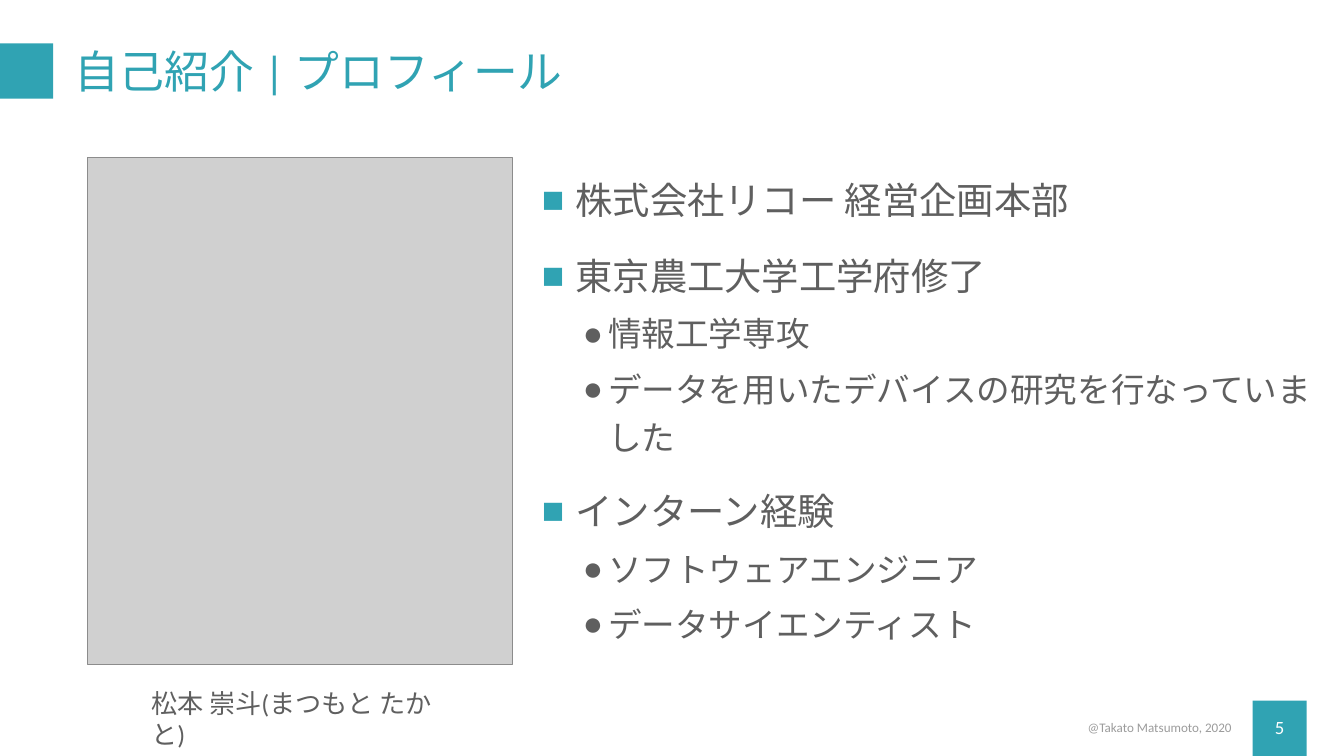
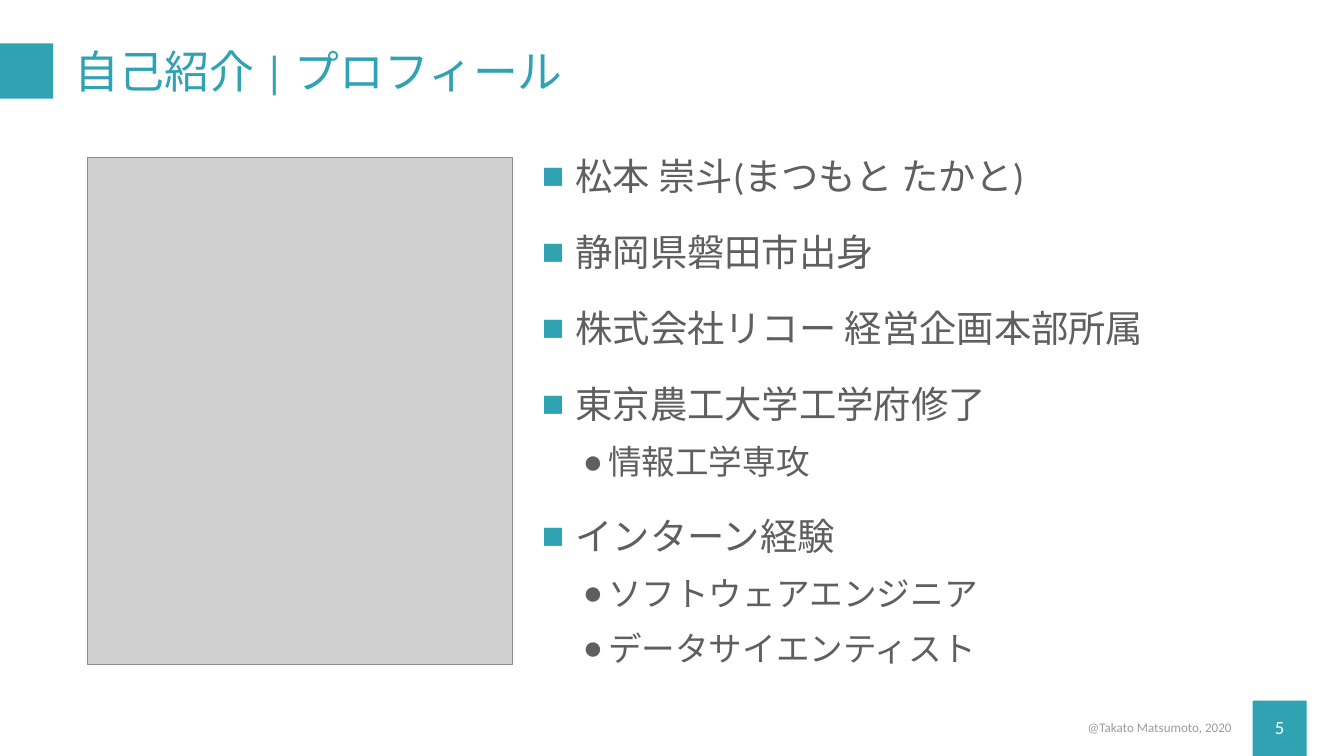
Before and after one commit to TakatoMatsumoto/data_policy_studies, a slide deck: slide 5 of chapter_1/pptx/1_intro.pptx. Drawn at 1344x756 pixels with LibreOffice and Linux fonts; fonts in the diff are those of the drawing; grey boxes stand for pictures. Boxes give left, top, right and bottom in pixels: in the first picture for what was removed or moved away, otherwise in the second. Text is boxed around its words. In the diff, an @@ line names an element or a change of style, - is before the commit and + after.

```diff
--- a/chapter_1/pptx/1_intro.pptx
+++ b/chapter_1/pptx/1_intro.pptx
@@ text at (576,158,1143,345): text changed @@
-■ 株式会社リコー 経営企画本部
+■ 松本 崇斗(まつもと たかと)
+■ 静岡県磐田市出身
+■ 株式会社リコー 経営企画本部所属
@@ text at (608,373,1311,452): paragraph removed @@
-  ● データを用いたデバイスの研究を行なっていました
@@ text removed at (151,691,431,717) @@
-松本 崇斗(まつもと たかと)
```
Also in this commit, not shown: 8 other slides changed, 3 slides added, 30 other files.
